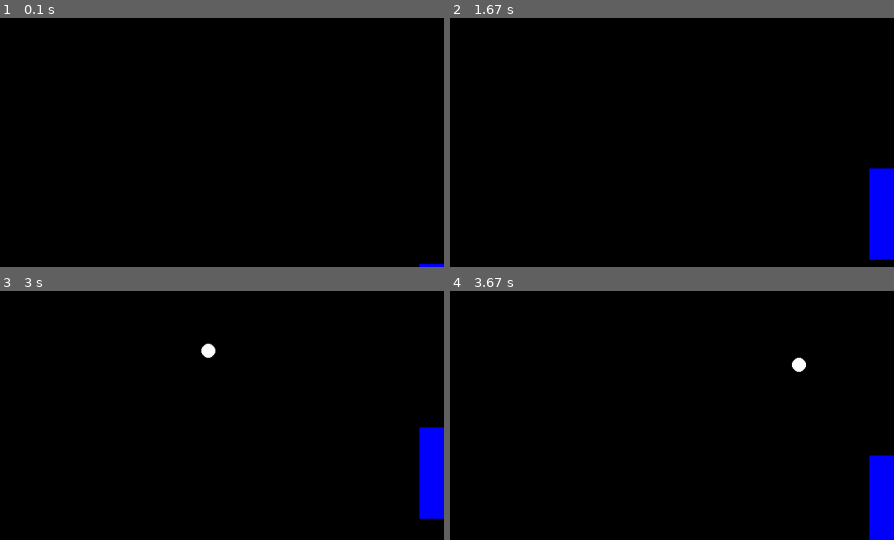
Above: before the commit, frames 1-4 (two rows, left to right).
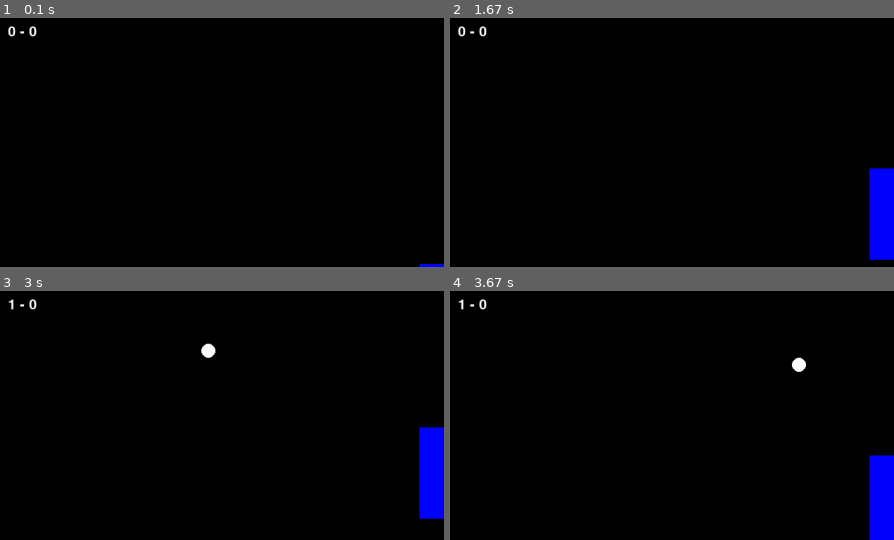
Above: after the commit, the same moments.

Repository: lambo-n/thecoderschool-pygames
Game: pygame game, started from pong.py
The game is run twice, just before and just after one commit, with the same random seed, the same clock (stepped at 60 frames per second) and the same inputs.
Inputs:
- Up to frame 1 (0.1 s): no input
- Up to frame 2 (1.67 s): hold Up 0.33-0.8 s; hold Down 0.83-1.13 s; hold S 0.83-1.13 s; hold Up 1.17-1.53 s; hold W 1.17-1.53 s; hold Down from 1.57 s (still down); hold S from 1.57 s (still down)
- Up to frame 3 (3 s): release Down at 1.93 s; release S at 1.93 s; hold Up 1.97-2.27 s; hold W 1.97-2.27 s; hold Down 2.3-2.6 s; hold S 2.3-2.6 s; hold Up from 2.63 s (still down); hold W from 2.63 s (still down)
- Up to frame 4 (3.67 s): release Up at 3 s; release W at 3 s; hold Down 3.03-3.4 s; hold S 3.03-3.4 s; hold Up from 3.43 s (still down); hold W from 3.43 s (still down)
The pictures show only the part of the screen within x 47-97%, y 1-51%; the shares and areas given below are measured in that part.

The runs differ from the first frame. In frame 1, 0.1% of the frame differs, in the area x 1-9%, y 3-8%; in frame 2, 0.1%; in frame 3, 0.1%; in frame 4, 0.1%.

Commit message:
Zoie 2/27

Diff:
--- a/pong.py
+++ b/pong.py
@@ -14,6 +14,10 @@
 ballSpeedX = 5
 ballSpeedY = 5
 
+player1Score = 0
+player2Score = 0
+
+font = pygame.font.SysFont(None, 30)
 
 while running:
     # poll for events
@@ -36,10 +40,17 @@
     if ball.top < 0 or ball.bottom > screen.get_height():
         ballSpeedY *= -1
 
-    if ball.left < 0 or ball.right > screen.get_width():
+    if ball.left < 0:
         ball_pos = pygame.Vector2(screen.get_width() / 2, screen.get_height() / 2)
+        player2Score += 1
 
+    if ball.right > screen.get_width():
+        ball_pos = pygame.Vector2(screen.get_width() / 2, screen.get_height() / 2)
+        player1Score += 1
 
+    text_surface = font.render(f"{player1Score} - {player2Score}", True, "white")
+    text_rect = text_surface.get_rect(center=(screen.get_width() / 2, 30))
+    screen.blit(text_surface, text_rect)
 
     # paddle collisions
     if ball.colliderect(player1):
